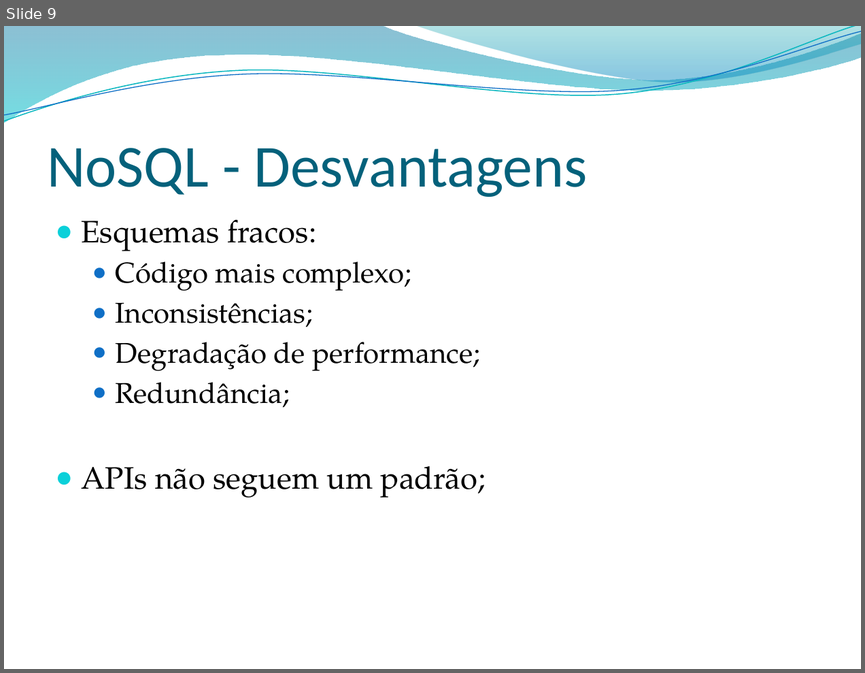
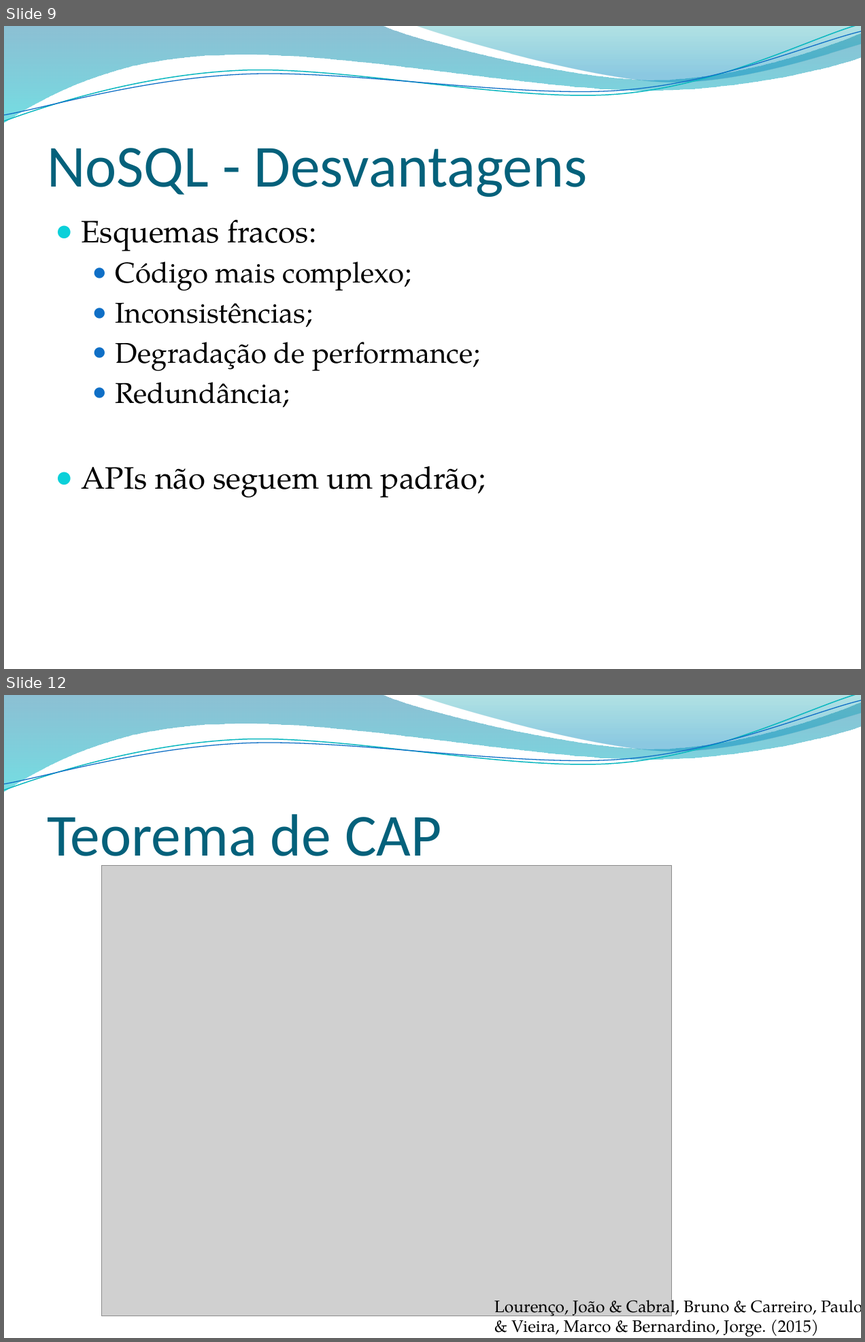
Before and after one commit to leonardopordeus/BD, a slide deck: Aula04.pptx. Shown one above the other, each under a label of ours: slide 9 before the commit, slides 9 and 12 after it; the slides between them are not shown. The pictures are 865x673 and 865x1342 pixels, drawn with LibreOffice and Linux fonts; fonts in the diff are those of the drawing; grey boxes stand for pictures; background and template pictures are left out. Boxes give left, top, right and bottom in pixels: in the first picture for what was removed or moved away, otherwise in the second. Text is boxed around its words. In the diff, an @@ line names an element or a change of style, - is before the commit and + after.

```diff
--- a/Aula04.pptx
+++ b/Aula04.pptx
@@ slide 12 added at [4, 695, 861, 1338], background picture (left out); not listed: 4 template elements that a slide beside it also shows @@
@@ title added at [47, 814, 441, 870], 50 pt, text #04617B @@
+Teorema de CAP
@@ picture added at [102, 866, 672, 1317] @@
@@ text added at [494, 1295, 861, 1336], 14 pt, text #000000 @@
+Lourenço, João & Cabral, Bruno & Carreiro, Paulo & Vieira, Marco & Bernardino, Jorge. (2015)
```
Also in this commit, not shown: 1 slide changed, 3 other slides added, 1 other file.
